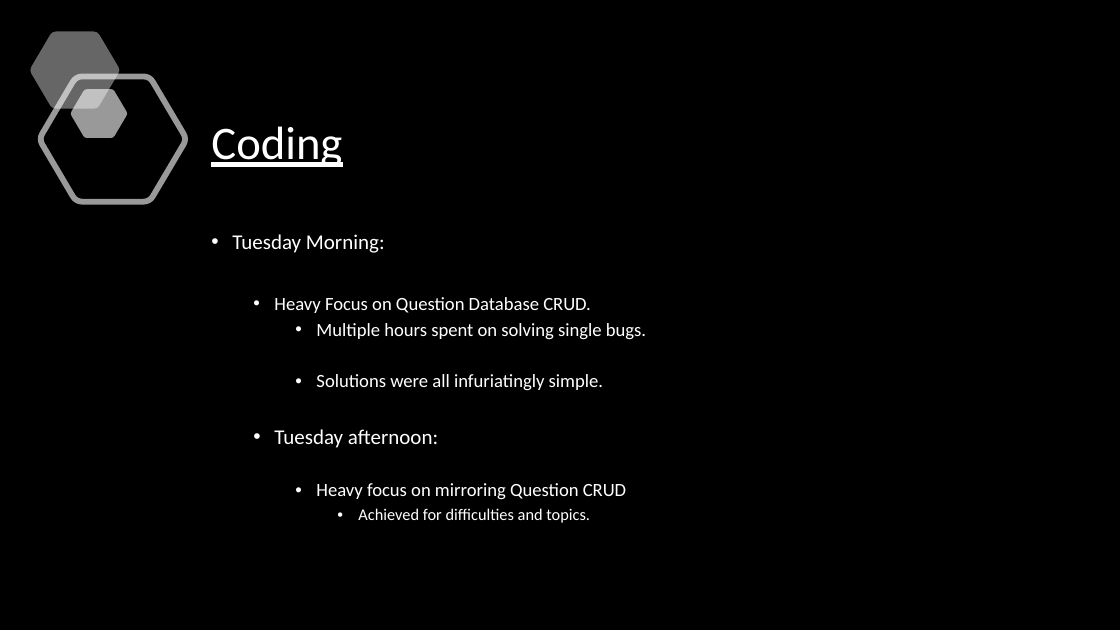
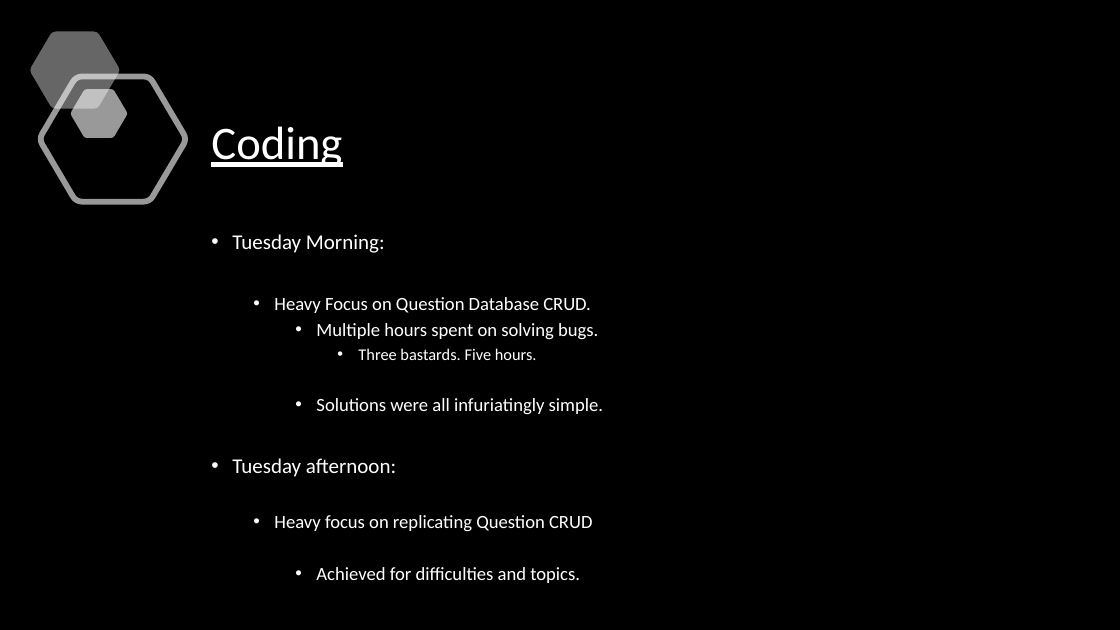
Before and after one commit to Dougmac21/QuizzR, a slide deck: slide 8 of pub_quiz_app/_documentation/Project Presentation.pptx. Drawn at 1120x630 pixels with LibreOffice and Linux fonts; fonts in the diff are those of the drawing; background and template pictures are left out. Boxes give left, top, right and bottom in pixels: in the first picture for what was removed or moved away, otherwise in the second. Text is boxed around its words. In the diff, an @@ line names an element or a change of style, - is before the commit and + after.

```diff
--- a/pub_quiz_app/_documentation/Project Presentation.pptx
+++ b/pub_quiz_app/_documentation/Project Presentation.pptx
@@ text at (316, 323, 598, 360): text changed @@
-    • Multiple hours spent on solving single bugs.
+    • Multiple hours spent on solving bugs.
+      • Three bastards. Five hours.
@@ text at (232, 458, 580, 583): size 14 to 16 pt in "Achieved for difficulties and topics."; list level 2 to 1 in "Tuesday afternoon:"; list level 4 to 3 in "Achieved for difficulties and topics." @@
@@ text at (274, 515, 592, 532): text changed @@
-    • Heavy focus on mirroring Question CRUD
+  • Heavy focus on replicating Question CRUD
```
Also in this commit, not shown: 6 other slides changed, 1 slide added, 3 other files.
